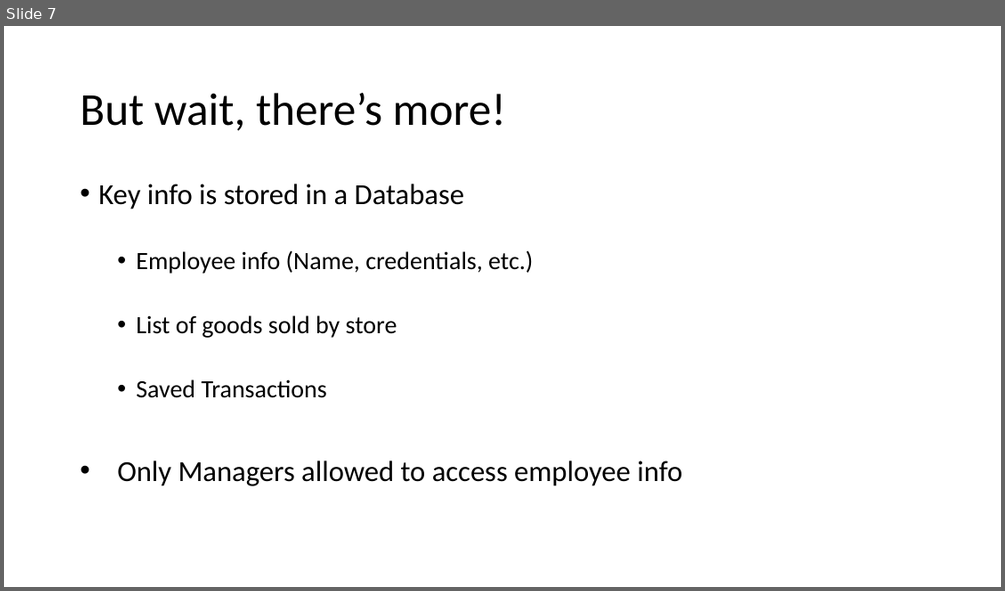
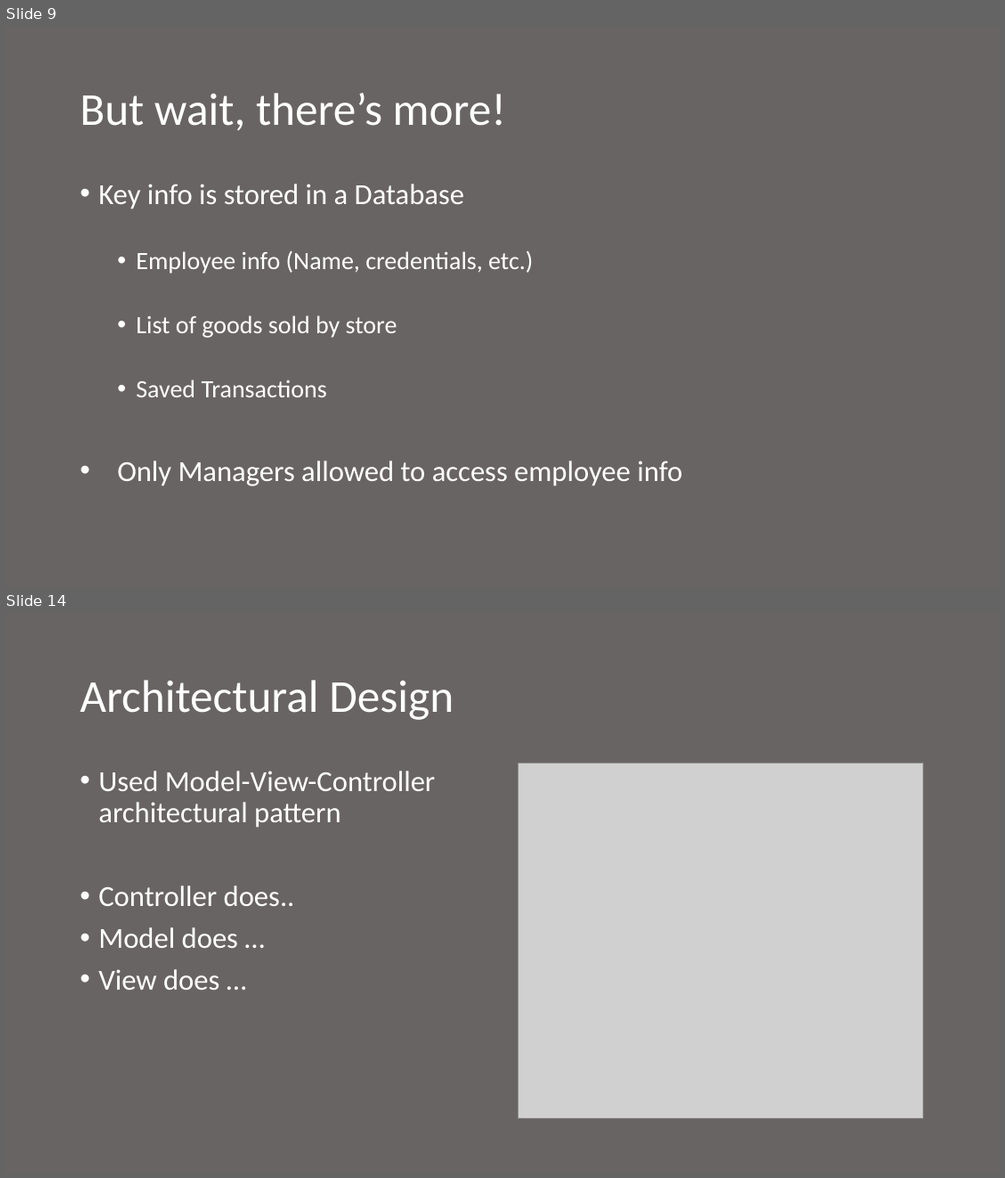
Before and after one commit to boltu11/DashForCash, a slide deck: Presentation.pptx. Shown one above the other, each under a label of ours: slide 7 before the commit, slides 9 and 14 after it; the slides between them are not shown. The pictures are 1005x591 and 1005x1178 pixels, drawn with LibreOffice and Linux fonts; fonts in the diff are those of the drawing; grey boxes stand for pictures. Boxes give left, top, right and bottom in pixels: in the first picture for what was removed or moved away, otherwise in the second. Text is boxed around its words. In the diff, an @@ line names an element or a change of style, - is before the commit and + after.

```diff
--- a/Presentation.pptx
+++ b/Presentation.pptx
@@ slide 14 added at (x1=4, y1=613, x2=1001, y2=1174), background #696464 @@
@@ title added at (x1=80, y1=680, x2=453, y2=720), 44 pt, text #FFFFFF @@
+Architectural Design
@@ text added at (x1=98, y1=771, x2=436, y2=989), 28 pt, text #FFFFFF @@
+• Used Model-View-Controller architectural pattern
+• Controller does..
+• Model does …
+• View does …
@@ picture added at (x1=518, y1=763, x2=923, y2=1118) @@
@@ what was slide 7 is now slide 9 @@
@@ slide 9 changed as well @@
@@ background #FFFFFF to #696464 @@
@@ text colour #000000 to #FFFFFF in 3 elements at (x1=80, y1=93, x2=506, y2=131), (x1=98, y1=184, x2=533, y2=397), (x1=117, y1=460, x2=682, y2=486) @@
```
Also in this commit, not shown: 8 other slides changed, 5 other slides added, 2 other files.
